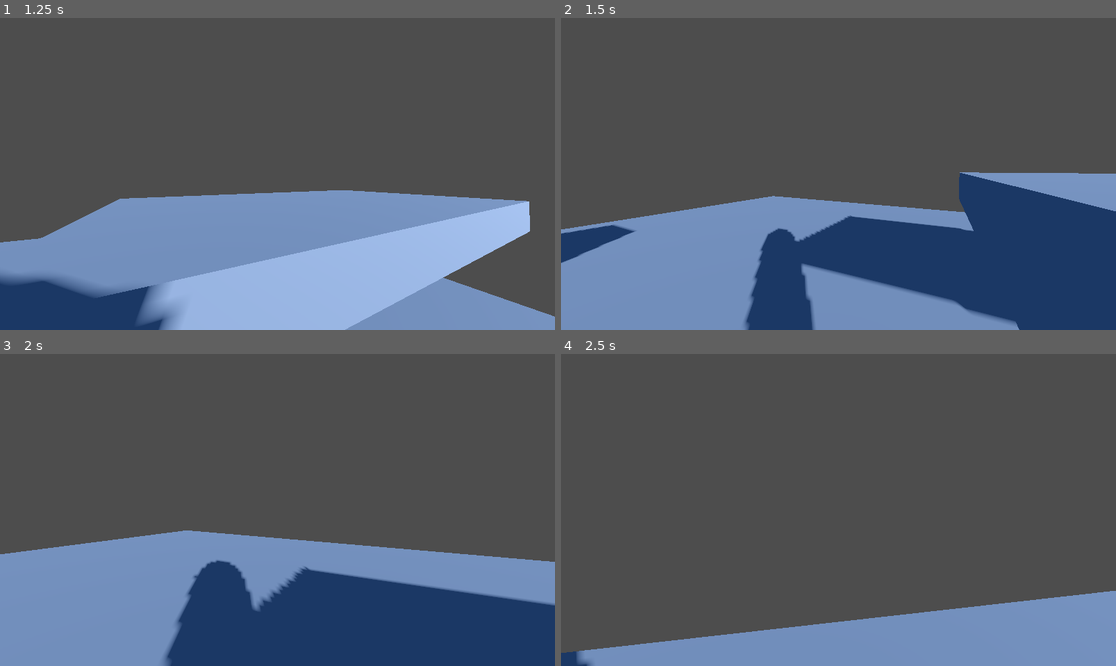
Above: before the commit, frames 1-4 (two rows, left to right).
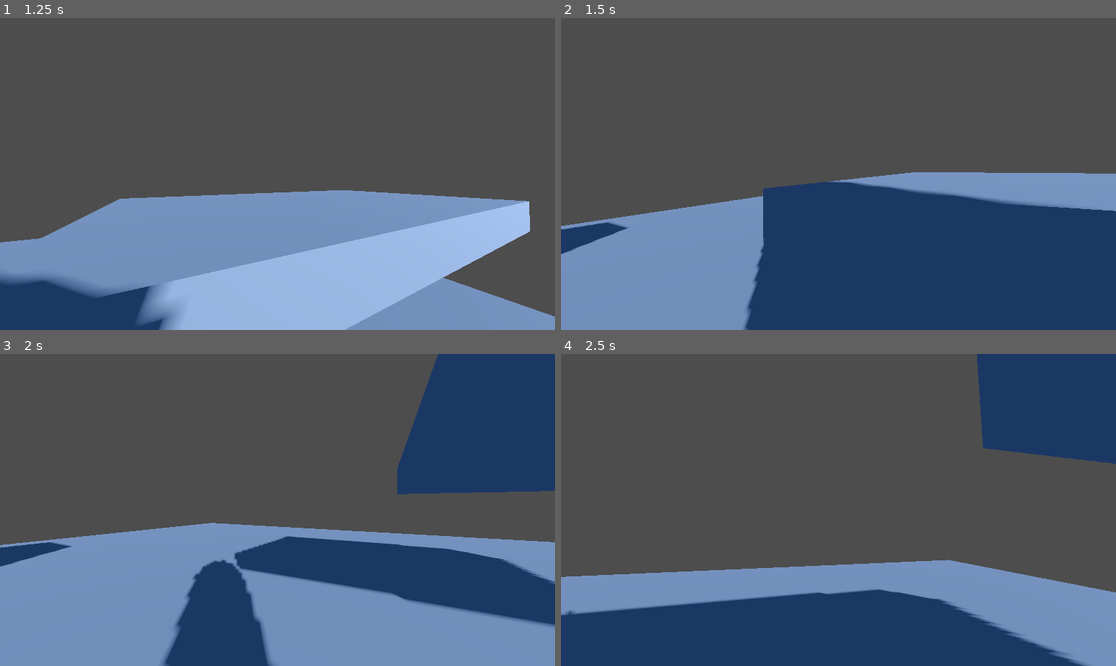
Above: after the commit, the same moments.

Repository: chpassos/fps_test
Game: Godot game, scene res://scenes/levels/world_test.tscn
The game is run twice, just before and just after one commit, with the same random seed, the same clock (stepped at 60 frames per second) and the same inputs. The project has no main scene, so this scene is started directly.
Inputs (mouse positions are in pixels of both pictures, inside the frame that each line leads up to):
- Up to frame 1 (1.25 s): tap Enter at 0.5 s; move the mouse to (305, 174) at 0.52 s; hold W (move_forward) from 0.53 s (still down); hold Shift (run) from 0.53 s (still down); tap Space (jump) at 0.77 s
- Up to frame 2 (1.5 s): keep holding W (move_forward); move the mouse to (810, 174) at 1.27 s; release Shift (run) at 1.28 s; tap Ctrl (crouch) at 1.35 s
- Up to frame 3 (2 s): keep holding W (move_forward); tap Space (jump) at 1.52 s; tap Shift (run) at 1.55 s
- Up to frame 4 (2.5 s): keep holding W (move_forward); move the mouse to (849, 503) at 2.02 s; hold Shift (run) from 2.03 s (still down)

Frame 1 is identical in both runs. In frame 2, 12% of the frame differs, in the area x 0-99%, y 49-100%; in frame 3, 33%; in frame 4, 35%, in the area x 0-100%, y 0-100%.

Commit message:
Reverted Running behavior. Can run in every direction

Diff:
--- a/scenes/player/player.gd
+++ b/scenes/player/player.gd
@@ -12,7 +12,6 @@
 var _camera_rotation: Vector3
 
 var _is_crouching: bool = false
-var _is_moving_forward: bool = false
 
 var _speed: float
 
@@ -63,18 +62,10 @@
 	if event.is_action_pressed("crouch") and is_on_floor() == true:
 		_toggle_crouch()
 
-
-	if Input.is_action_just_pressed("move_forward"):
-		_is_moving_forward = true
-	elif Input.is_action_just_released("move_forward"):
-		_is_moving_forward = false
-
 	if event.is_action_pressed("run"):
-		if _is_moving_forward == true:
-			_set_movement_speed("running")
-		elif event.is_action_released("run"):
-			_set_movement_speed("default")
-
+		_set_movement_speed("running")
+	elif event.is_action_released("run"):
+		_set_movement_speed("default")
 
 
 func _toggle_crouch():
